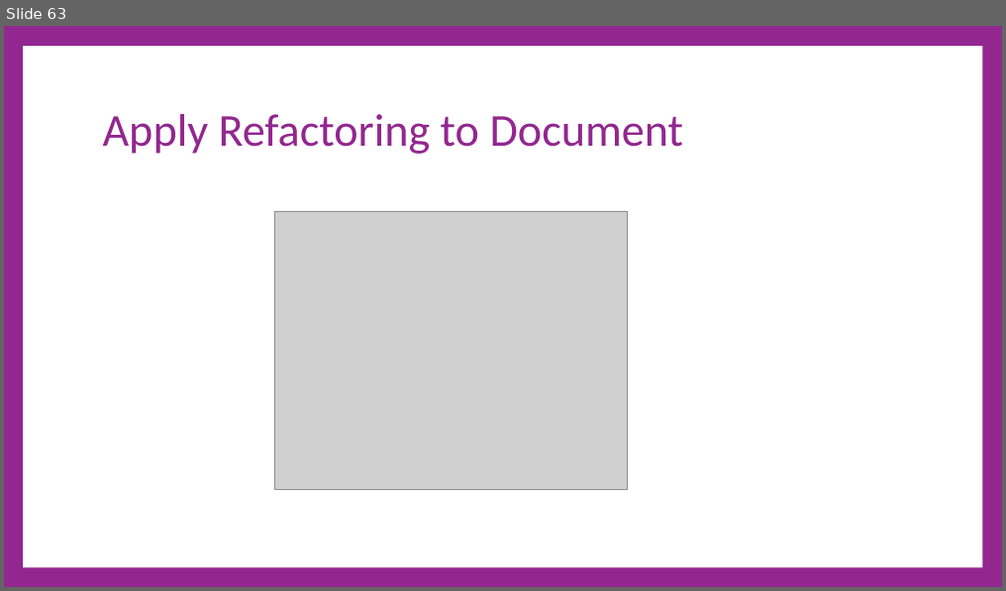
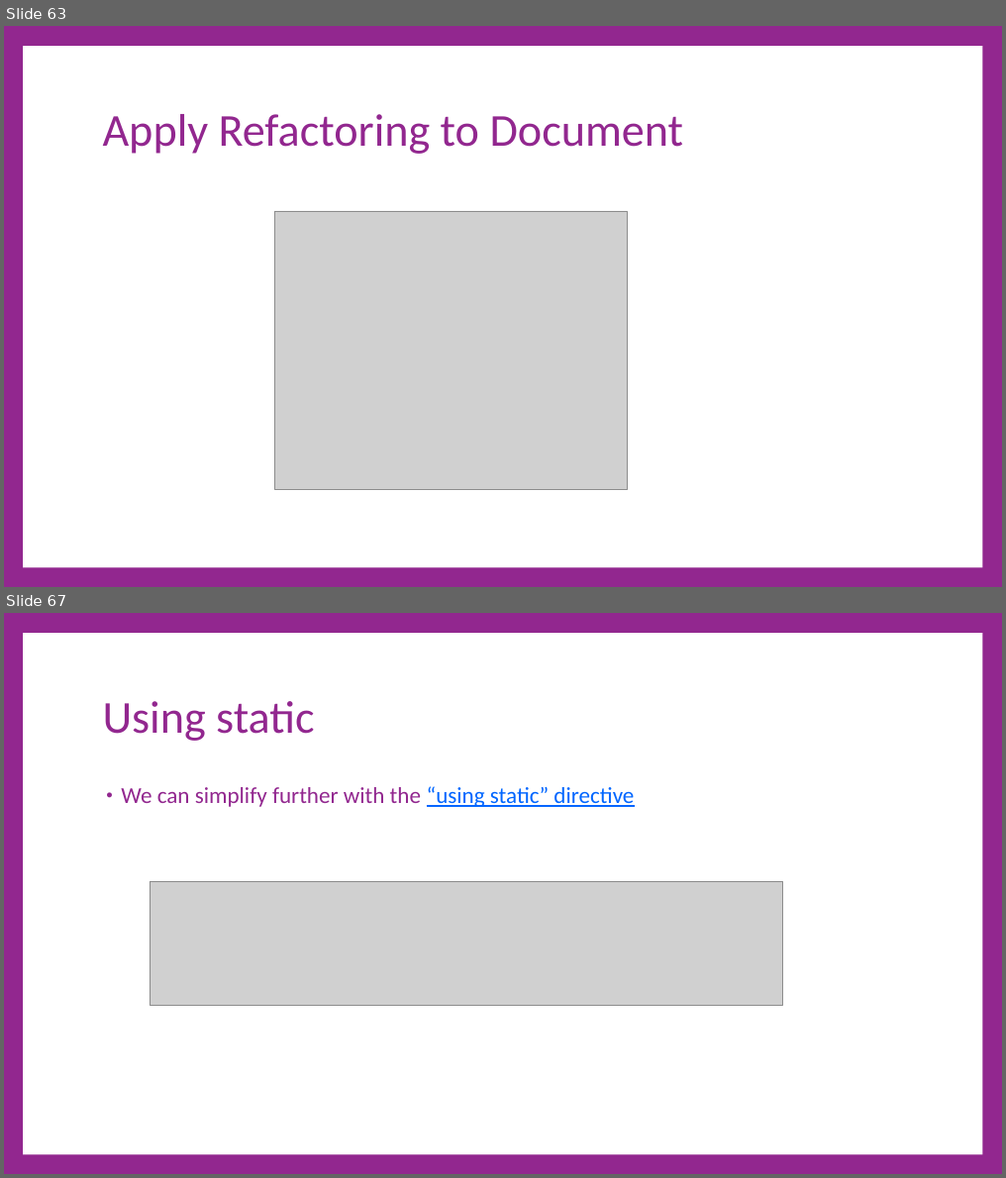
Before and after one commit to cdiggins/cs321, a slide deck: class-notes/cs321-winter-2023-lecture-8-console-app-walkthrough.pptx. Shown one above the other, each under a label of ours: slide 63 before the commit, slides 63 and 67 after it; the slides between them are not shown. The pictures are 1006x591 and 1006x1178 pixels, drawn with LibreOffice and Linux fonts; fonts in the diff are those of the drawing; grey boxes stand for pictures. Boxes give left, top, right and bottom in pixels: in the first picture for what was removed or moved away, otherwise in the second. Text is boxed around its words. In the diff, an @@ line names an element or a change of style, - is before the commit and + after.

```diff
--- a/class-notes/cs321-winter-2023-lecture-8-console-app-walkthrough.pptx
+++ b/class-notes/cs321-winter-2023-lecture-8-console-app-walkthrough.pptx
@@ slide 67 added at box(4, 613, 1002, 1174), background #92278F; not listed: 1 template element that a slide beside it also shows @@
@@ title added at box(103, 701, 314, 741), 66 pt, text #92278F @@
+Using static
@@ text added at box(121, 786, 634, 807), 33 pt, text #92278F @@
+• We can simplify further with the “using static” directive
@@ picture added at box(150, 881, 783, 1006) @@
```
Also in this commit, not shown: 1 slide changed, 13 other slides added, 1 slide removed, 4 other files.
